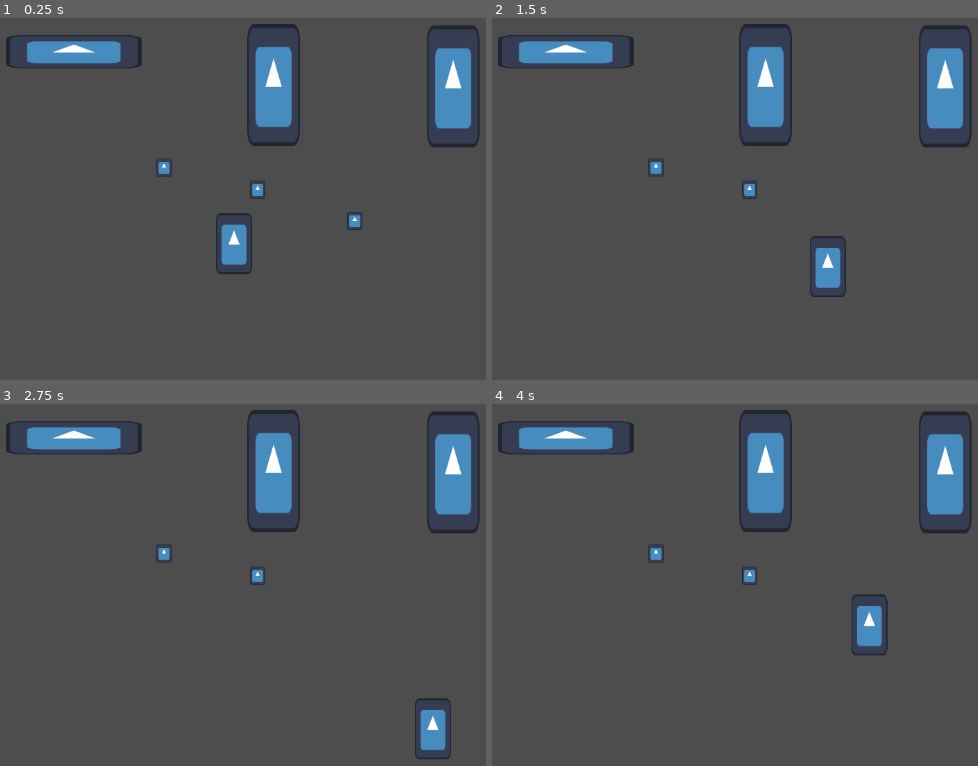
Above: before the commit, frames 1-4 (two rows, left to right).
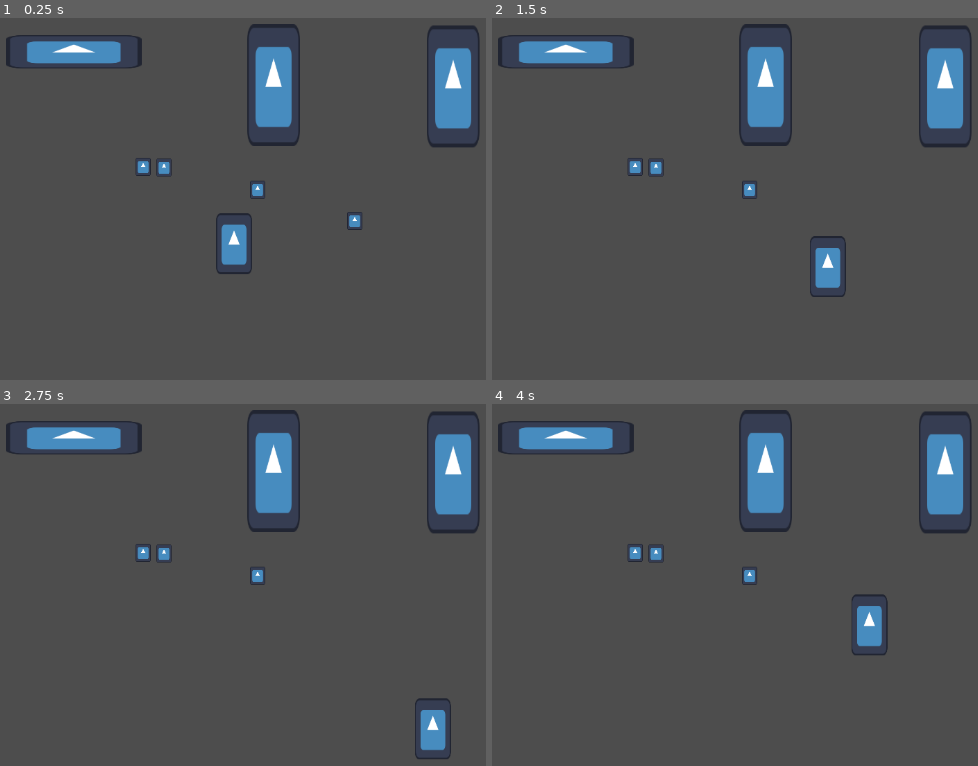
Above: after the commit, the same moments.

Repository: peterakerblom/hoblib
Game: Godot game, scene res://scenes/level.tscn
Same seed, same stepped clock (60 frames per second), same inputs: the game is played once before the commit and once after it. The engine's default icon, where the game draws it, is replaced by a stand-in: a white triangle on a blue panel in a dark square.
Inputs:
- Up to frame 1 (0.25 s): no input
- Up to frame 2 (1.5 s): tap Enter at 0.5 s; hold Right (right) 0.53-1.28 s; tap E (interact) at 0.6, 1.35 s; hold Down (down) from 1.28 s (still down)
- Up to frame 3 (2.75 s): release Down (down) at 2.03 s; hold Right (right) from 2.03 s (still down); tap E (interact) at 2.1 s
- Up to frame 4 (4 s): release Right (right) at 2.78 s; hold Up (up) 2.78-3.53 s; tap E (interact) at 2.85, 3.6 s; hold Left (left) from 3.53 s (still down)

The runs differ from the first frame. In frame 1, 0.1% of the frame differs, in the area x 27-32%, y 38-44%; in frame 2, 0.1%; in frame 3, 0.1%; in frame 4, 0.1%.

Commit message:
minor things

Diff:
--- a/global/data.gd
+++ b/global/data.gd
@@ -1 +1,4 @@
 extends Node
+
+var shire_rep := 0
+var library_standard := 10
--- a/scenes/level.tscn
+++ b/scenes/level.tscn
@@ -16,6 +16,9 @@
 [node name="BookPickup3" parent="." instance=ExtResource("3_sriv0")]
 position = Vector2(572, 300)
 
+[node name="BookPickup4" parent="." instance=ExtResource("3_sriv0")]
+position = Vector2(267, 222)
+
 [node name="Bookshelf" parent="." instance=ExtResource("2_25ivq")]
 position = Vector2(455, 104)
 
